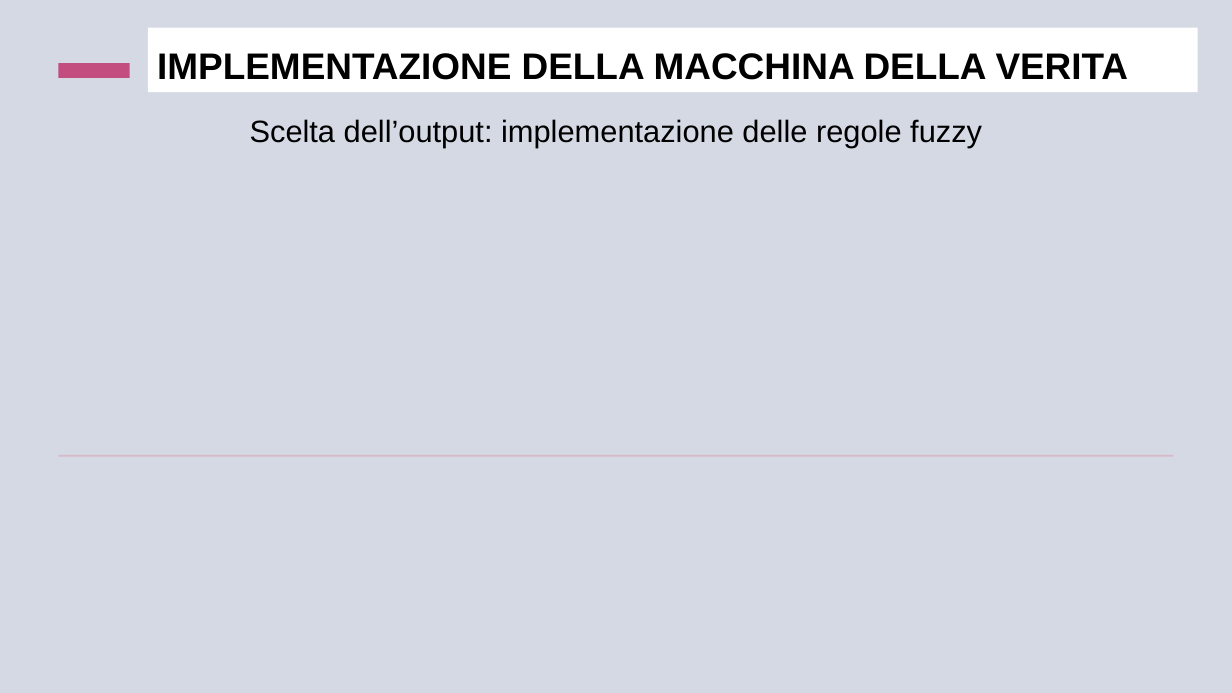
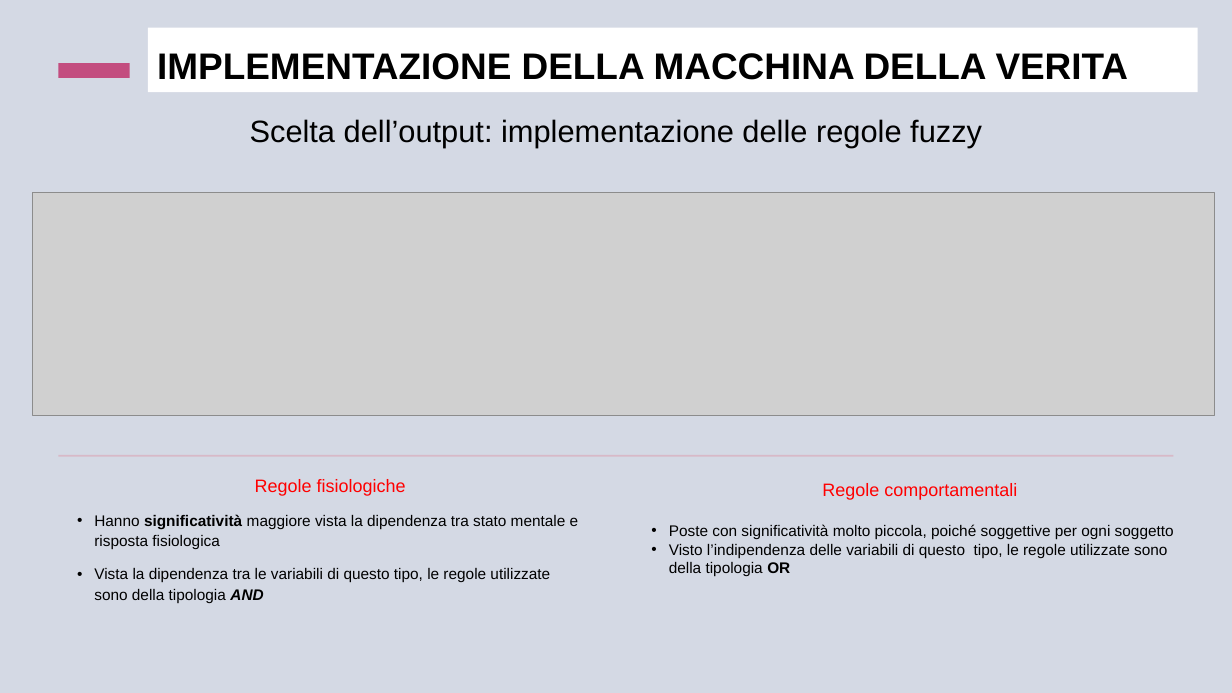
Before and after one commit to ClaudiaMarano/Progetto-Fuzzy, a slide deck: slide 12 of LA VERITÀ STA NEI GESTI.pptx. Drawn at 1232x693 pixels with LibreOffice and Linux fonts; fonts in the diff are those of the drawing; grey boxes stand for pictures. Boxes give left, top, right and bottom in pixels: in the first picture for what was removed or moved away, otherwise in the second. Text is boxed around its words. In the diff, an @@ line names an element or a change of style, - is before the commit and + after.

```diff
--- a/LA VERITÀ STA NEI GESTI.pptx
+++ b/LA VERITÀ STA NEI GESTI.pptx
@@ picture added at bbox=[33, 192, 1215, 416] @@
@@ subtitle added at bbox=[94, 479, 579, 603], 12 pt, text #000000 @@
+Regole fisiologiche
+• Hanno significatività maggiore vista la dipendenza tra stato mentale e risposta fisiologica
+• Vista la dipendenza tra le variabili di questo tipo, le regole utilizzate sono della tipologia AND
@@ text added at bbox=[669, 483, 1174, 577], 12 pt, text #000000 @@
+Regole comportamentali
+• Poste con significatività molto piccola, poiché soggettive per ogni soggetto
+• Visto l’indipendenza delle variabili di questo tipo, le regole utilizzate sono della tipologia OR
```
Also in this commit, not shown: 4 other slides changed, 1 slide added.
